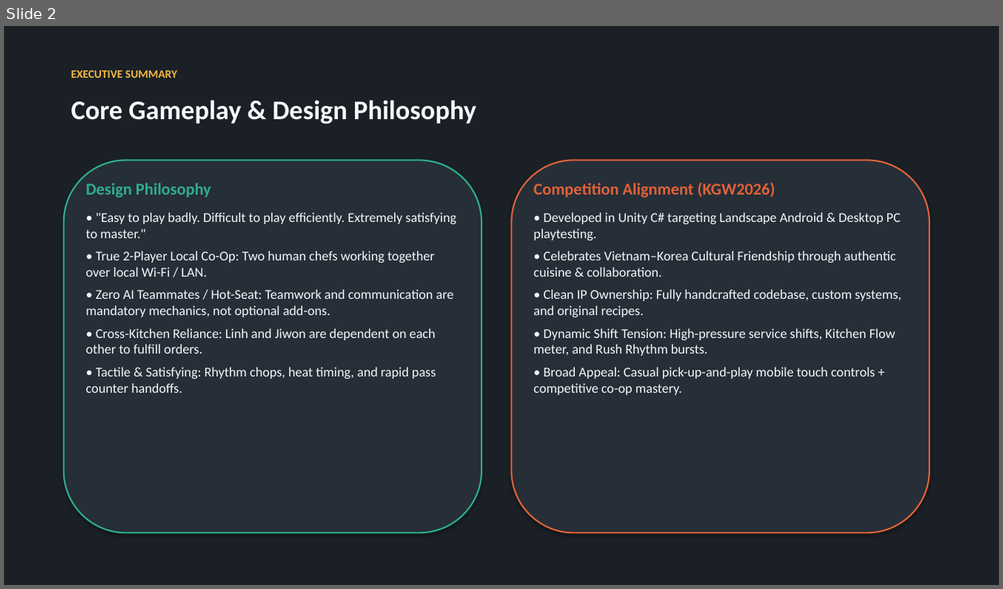
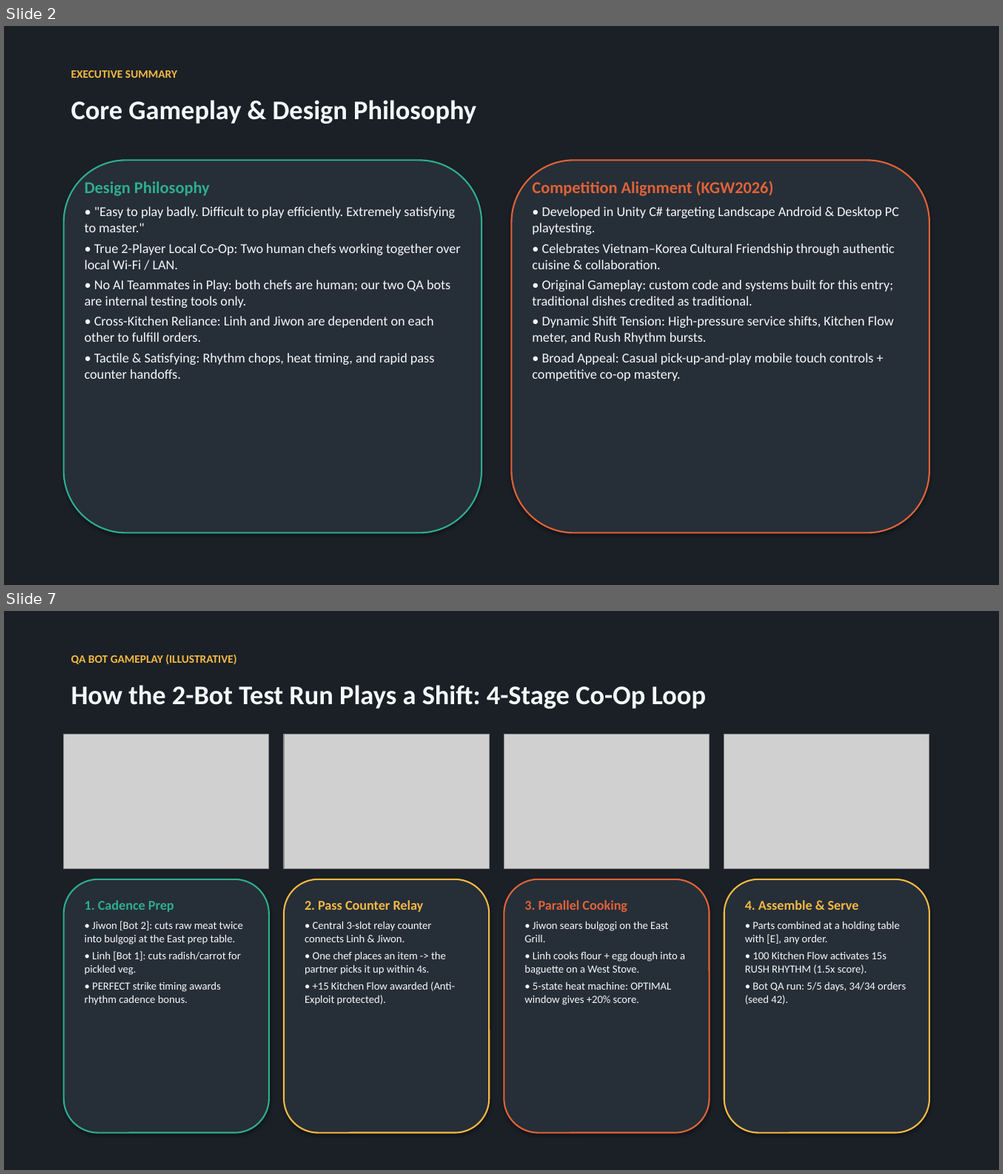
Before and after one commit to madlyham/two-ladles, a slide deck: docs/two_ladles_concept.pptx. Shown one above the other, each under a label of ours: slide 2 before the commit, slides 2 and 7 after it; the slides between them are not shown. The pictures are 1003x589 and 1003x1174 pixels, drawn with LibreOffice and Linux fonts; fonts in the diff are those of the drawing; grey boxes stand for pictures. Boxes give left, top, right and bottom in pixels: in the first picture for what was removed or moved away, otherwise in the second. Text is boxed around its words. In the diff, an @@ line names an element or a change of style, - is before the commit and + after.

```diff
--- a/docs/two_ladles_concept.pptx
+++ b/docs/two_ladles_concept.pptx
@@ slide 7 added at (4,611,999,1170), background #FFFFFF @@
@@ rectangle added at (4,611,999,1170), fill #1A2026 @@
@@ text added at (71,654,236,664), 11 pt, text #F5B942, bold @@
+QA BOT GAMEPLAY (ILLUSTRATIVE)
@@ text added at (71,685,706,709), 26 pt, text #F5F8FA, bold @@
+How the 2-Bot Test Run Plays a Shift: 4-Stage Co-Op Loop
@@ picture added at (64,734,269,869) @@
@@ picture added at (284,734,489,869) @@
@@ picture added at (504,734,709,869) @@
@@ picture added at (724,734,929,869) @@
@@ rounded rectangle added at (64,880,269,1133), fill #262E38, outline #2EAD8E 1.5 pt @@
@@ rounded rectangle added at (284,880,489,1133), fill #262E38, outline #F5B942 1.5 pt @@
@@ rounded rectangle added at (504,880,709,1133), fill #262E38, outline #E06238 1.5 pt @@
@@ rounded rectangle added at (724,880,929,1133), fill #262E38, outline #F5B942 1.5 pt @@
@@ text added at (85,900,243,1005), 10.5 pt, text #F5F8FA @@
+1. Cadence Prep
+• Jiwon [Bot 2]: cuts raw meat twice into bulgogi at the East prep table.
+• Linh [Bot 1]: cuts radish/carrot for pickled veg.
+• PERFECT strike timing awards rhythm cadence bonus.
@@ text added at (304,900,455,1005), 10.5 pt, text #F5F8FA @@
+2. Pass Counter Relay
+• Central 3-slot relay counter connects Linh & Jiwon.
+• One chef places an item -> the partner picks it up within 4s.
+• +15 Kitchen Flow awarded (Anti-Exploit protected).
@@ text added at (524,900,685,1005), 10.5 pt, text #F5F8FA @@
+3. Parallel Cooking
+• Jiwon sears bulgogi on the East Grill.
+• Linh cooks flour + egg dough into a baguette on a West Stove.
+• 5-state heat machine: OPTIMAL window gives +20% score.
@@ text added at (745,900,905,1005), 10.5 pt, text #F5F8FA @@
+4. Assemble & Serve
+• Parts combined at a holding table with [E], any order.
+• 100 Kitchen Flow activates 15s RUSH RHYTHM (1.5x score).
+• Bot QA run: 5/5 days, 34/34 orders (seed 42).
@@ slide 2 changed as well @@
@@ text at (85,181,461,379): less space between paragraphs @@
@@ text at (532,181,899,381): less space between paragraphs @@
@@ text at (85,280,450,308): text changed @@
-• Zero AI Teammates / Hot-Seat: Teamwork and communication are mandatory mechanics, not optional add-ons.
+• No AI Teammates in Play: both chefs are human; our two QA bots are internal testing tools only.
@@ text at (532,280,893,306): text changed @@
-• Clean IP Ownership: Fully handcrafted codebase, custom systems, and original recipes.
+• Original Gameplay: custom code and systems built for this entry; traditional dishes credited as traditional.
```
Also in this commit, not shown: 10 other slides changed, 3 other slides added, 1 slide removed, 43 other files.
